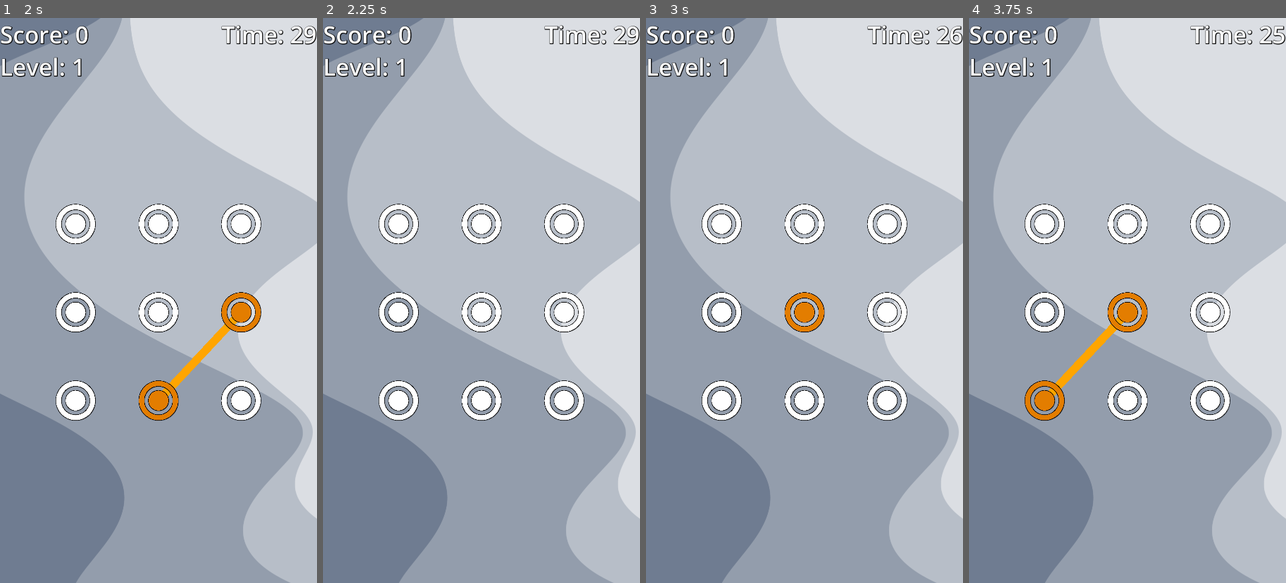
Above: before the commit, frames 1-4 (left to right).
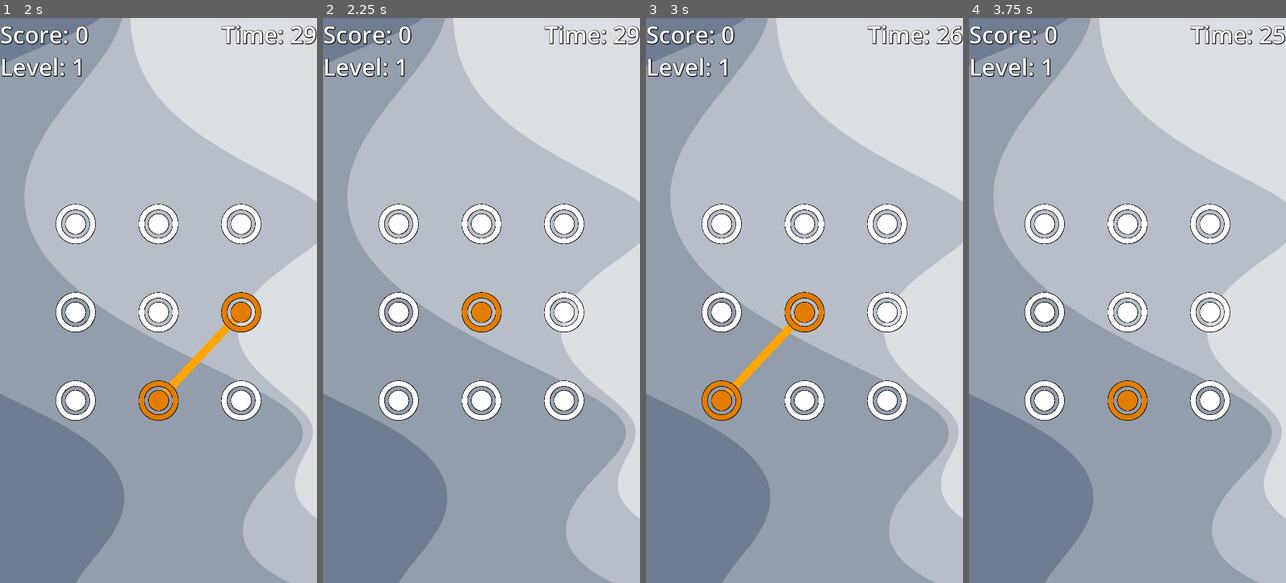
Above: after the commit, the same moments.

Repository: tJamesD/dot-line-matcher
Game: Godot game, scene res://Scenes/menu.tscn
The game is run twice, just before and just after one commit, with the same random seed, the same clock (stepped at 60 frames per second) and the same inputs.
Inputs (mouse positions are in pixels of both pictures, inside the frame that each line leads up to):
- Up to frame 1 (2 s): click "Play" at 0.5 s; tap Enter at 1.25 s; drag from (76, 221) to (158, 221) at 1.27 s
- Up to frame 2 (2.25 s): tap Space at 2 s; drag from (481, 221) to (399, 221) at 2.02 s
- Up to frame 3 (3 s): move the mouse to (886, 221) at 2.77 s; click (886, 221) at 2.92 s
- Up to frame 4 (3.75 s): tap Enter at 3.5 s; drag from (1045, 311) to (1209, 221) at 3.52 s

Frame 1 is identical in both runs. In frame 2, 0.5% of the frame differs, in the area x 43-57%, y 48-56%; in frame 3, 0.9%; in frame 4, 1.9%, in the area x 17-57%, y 48-72%.

Commit message:
dots now work when hoving over on start

Diff:
--- a/Scenes/dot.tscn
+++ b/Scenes/dot.tscn
@@ -17,5 +17,6 @@
 [node name="CollisionShape2D" type="CollisionShape2D" parent="."]
 shape = SubResource("CircleShape2D_wye70")
 
+[connection signal="input_event" from="." to="." method="_on_input_event"]
 [connection signal="mouse_entered" from="." to="." method="_on_mouse_entered"]
 [connection signal="mouse_exited" from="." to="." method="_on_mouse_exited"]
--- a/Scenes/main.tscn
+++ b/Scenes/main.tscn
@@ -152,5 +152,3 @@
 scale = Vector2(0.184176, 0.184176)
 
 [node name="Main" type="Node2D" parent="."]
-
-[connection signal="input_event" from="DotManager/Dot0" to="DotManager/Dot0" method="_on_input_event"]
--- a/Scripts/dot.gd
+++ b/Scripts/dot.gd
@@ -32,45 +32,16 @@
 	add_child(line_to_mouse)
 
 
-func _on_mouse_entered() -> void:
-	if dot_manager.draw_allowed:
-		#mouse_active_dot = true
-		_activate()
-		#current_dot.emit(self)
-		if dot_manager.user_guess.count(self) == 0:
-			dot_manager.user_guess.append(self)
-			#print("SELFCHECK: " + str(dot_manager.user_guess))
-			_check_solution()
+#func _on_mouse_entered() -> void:
+	#if dot_manager.draw_allowed:
+		##mouse_active_dot = true
+		#_activate()
+		##current_dot.emit(self)
+		#if dot_manager.user_guess.count(self) == 0:
+			#dot_manager.user_guess.append(self)
+			##print("SELFCHECK: " + str(dot_manager.user_guess))
+			#_check_solution()
 
-#func _on_input_event(viewport: Node, event: InputEvent, shape_idx: int) -> void:
-	#if not dot_manager.draw_allowed:
-		#return
-## PC: hover/move with button held down
-	#elif event is InputEventMouseMotion:
-		#print("AAAA")
-		#_handle_activation()
-	## PC: click
-	#elif event is InputEventMouseButton and event.pressed:
-		#print("BBBB")
-		#_handle_activation()
-#
-	## Mobile: tap/hold
-	#elif event is InputEventScreenTouch and event.pressed:
-		#print("CCCC")
-		#_handle_activation()
-#
-	## Mobile: drag across
-	#elif event is InputEventScreenDrag:
-		#print("DDDD")
-		#_handle_activation()
-#
-#
-#func _handle_activation() -> void:
-	#_activate()
-#
-	#if dot_manager.user_guess.count(self) == 0:
-		#dot_manager.user_guess.append(self)
-		#_check_solution()
 func _check_solution():
 	var index : int = 0
 	for dot in dot_manager.user_guess:
@@ -88,9 +59,9 @@
 
 
 
-func _on_mouse_exited() -> void:
-	pass
-	#sprite.modulate = Color(1,1,1,1)
+#func _on_mouse_exited() -> void:
+	#pass
+	##sprite.modulate = Color(1,1,1,1)
 
 func _activate() -> void:
 	sprite.modulate = Color(0.89,0.49,0,1)
@@ -146,3 +117,34 @@
 func _enable_line():
 	pass
 	#line2dtest.visible = true
+
+
+func _on_input_event(viewport: Node, event: InputEvent, shape_idx: int) -> void:
+	if not dot_manager.draw_allowed:
+		return
+# PC: hover/move with button held down
+	elif event is InputEventMouseMotion:
+		print("AAAA")
+		_handle_activation()
+	# PC: click
+	elif event is InputEventMouseButton and event.pressed:
+		print("BBBB")
+		_handle_activation()
+
+	# Mobile: tap/hold
+	elif event is InputEventScreenTouch and event.pressed:
+		print("CCCC")
+		_handle_activation()
+
+	# Mobile: drag across
+	elif event is InputEventScreenDrag:
+		print("DDDD")
+		_handle_activation()
+
+
+func _handle_activation() -> void:
+	_activate()
+
+	if dot_manager.user_guess.count(self) == 0:
+		dot_manager.user_guess.append(self)
+		_check_solution()
Not shown, changed: export_presets.cfg
Not shown, changed: APK/DotLineMatcher.apk
Not shown, changed: APK/DotLineMatcher.apk.idsig
